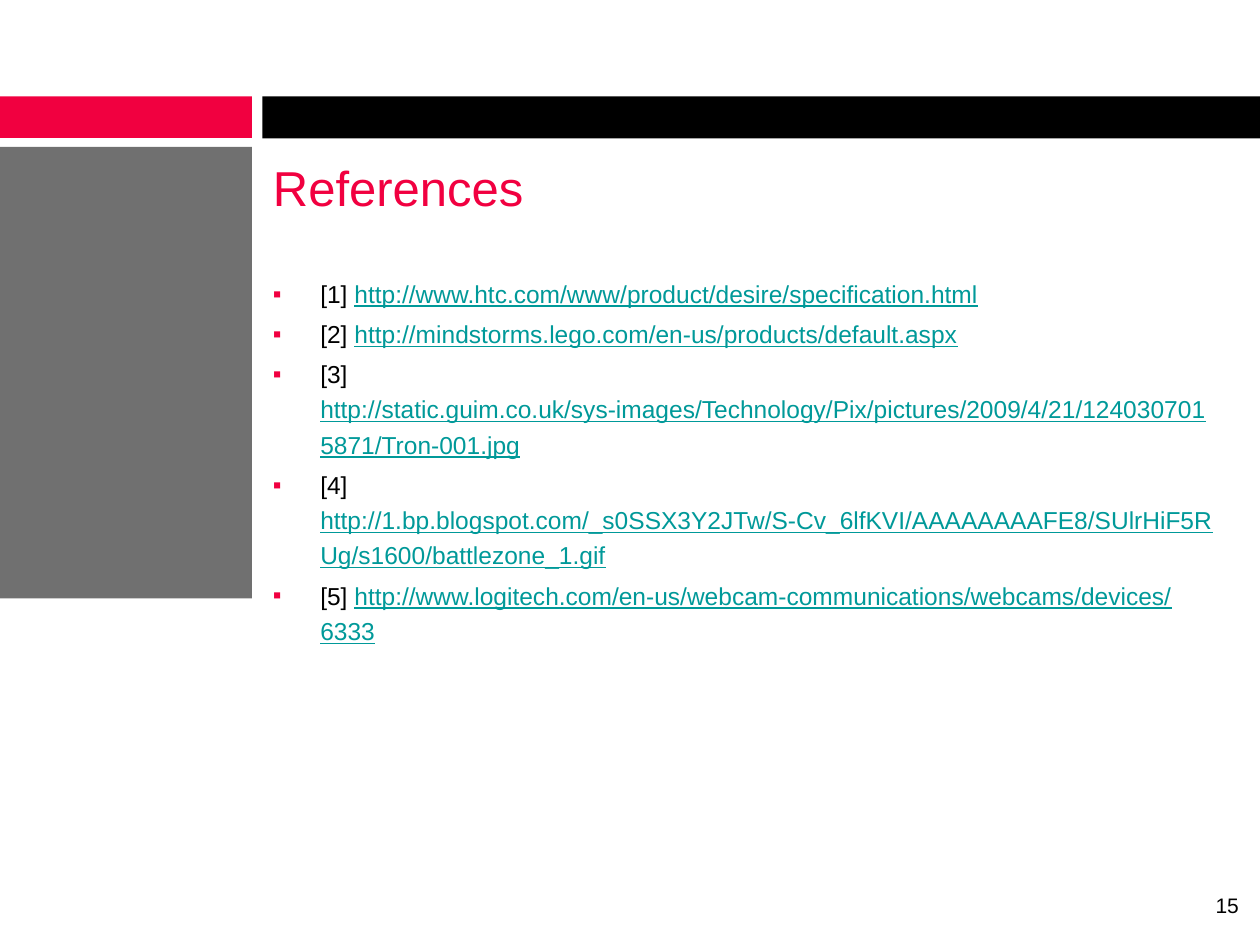
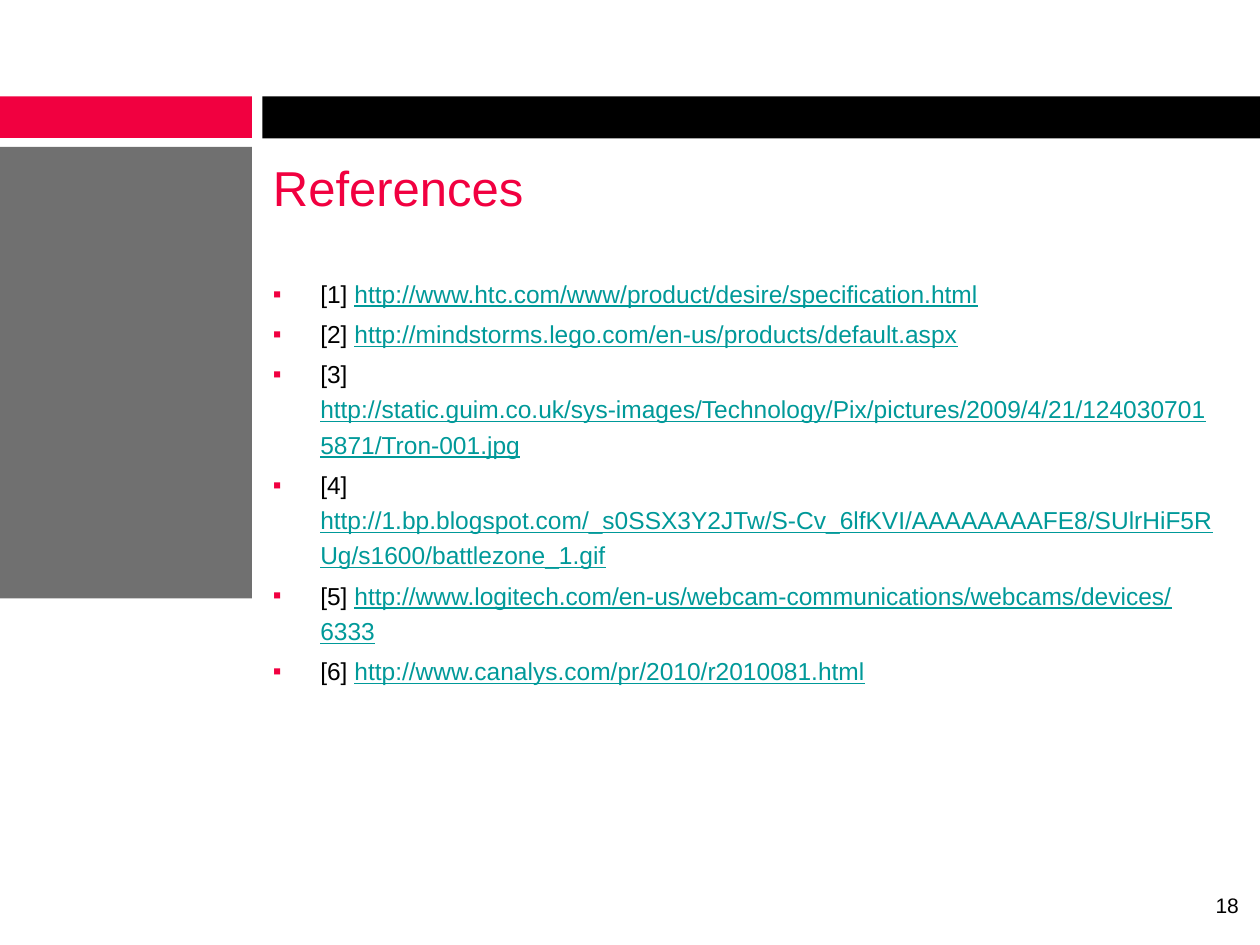
Before and after one commit to alexcraig/RoboWars, a slide deck: slide 18 of docs/presentation_slides/RoboWarsPresentation_AlexCraig.pptx (slide 15 before the commit). Drawn at 1260x945 pixels with LibreOffice and Linux fonts; fonts in the diff are those of the drawing; background and template pictures are left out. Boxes give left, top, right and bottom in pixels: in the first picture for what was removed or moved away, otherwise in the second. Text is boxed around its words. In the diff, an @@ line names an element or a change of style, - is before the commit and + after.

Commit message:
Updated presentation slides.

```diff
--- a/docs/presentation_slides/RoboWarsPresentation_AlexCraig.pptx
+++ b/docs/presentation_slides/RoboWarsPresentation_AlexCraig.pptx
@@ text at box(320, 662, 864, 685): paragraph added @@
+▪ [6] http://www.canalys.com/pr/2010/r2010081.html
@@ page number at box(1216, 898, 1239, 914): text changed @@
-15
+18
```
Also in this commit, not shown: 1 other slide changed, 3 slides added.
